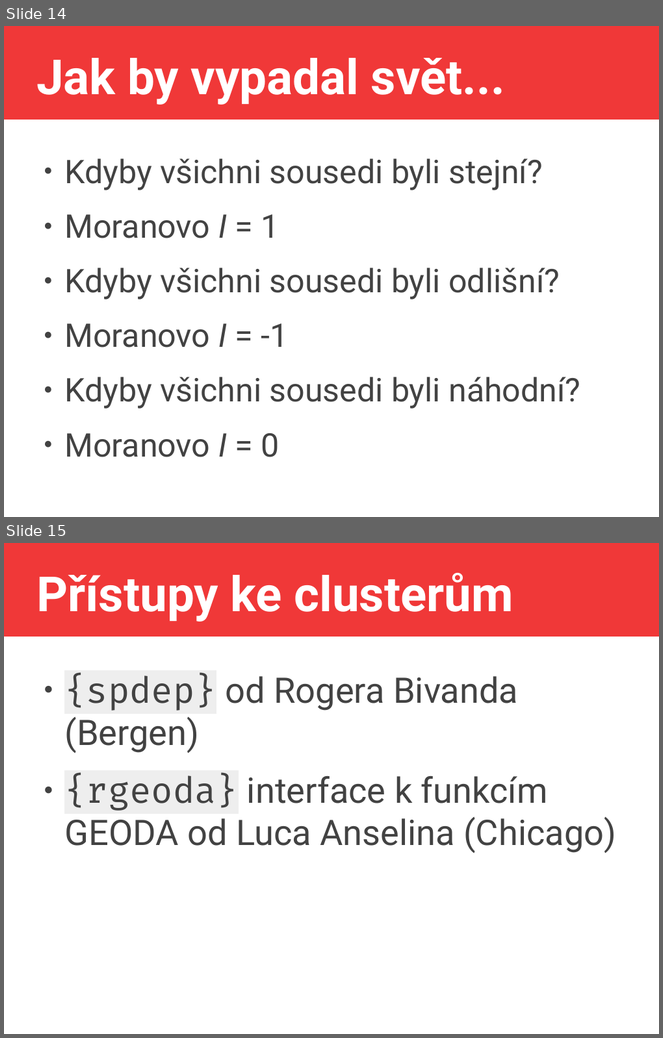
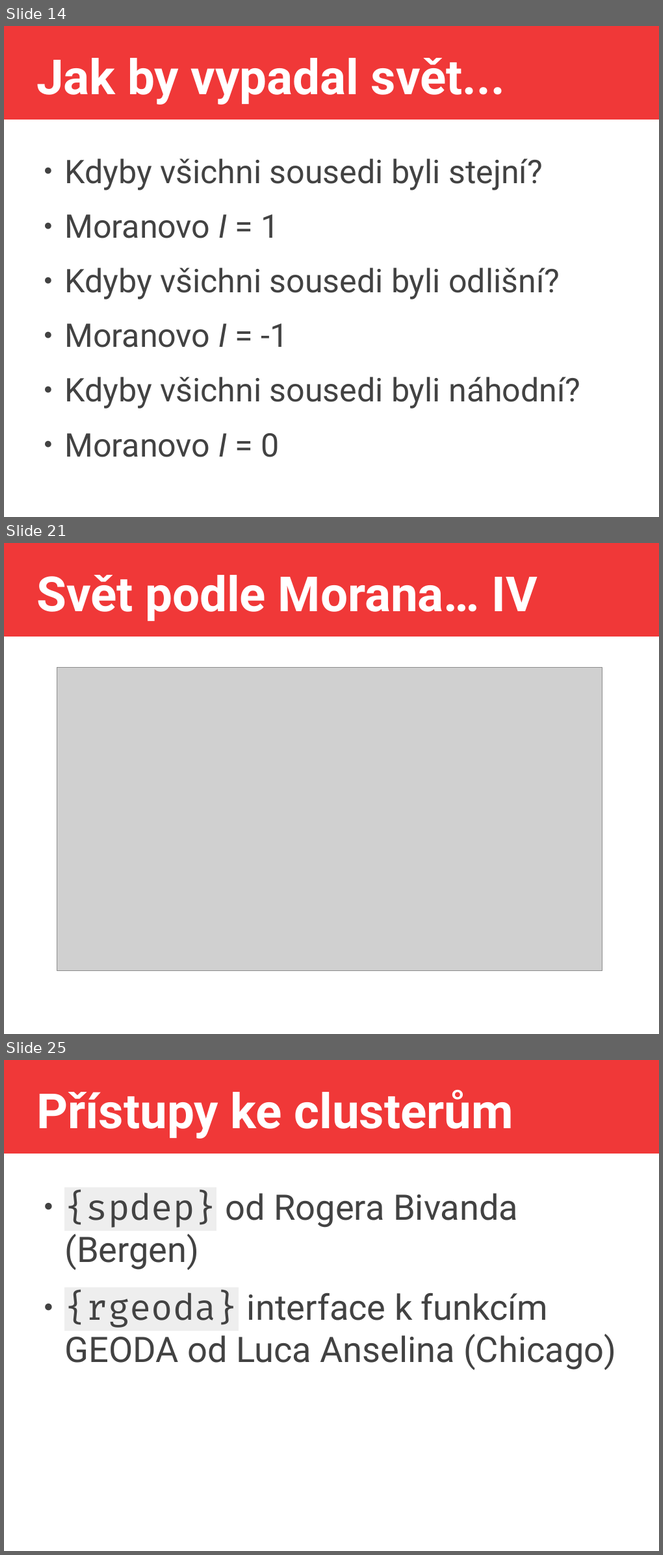
Before and after one commit to jlacko/4EK418, a slide deck: prez/7 - pokročilá statistika.odp. Shown one above the other, each under a label of ours: slides 14 and 15 before the commit, slides 14, 21 and 25 after it; the slides between them are not shown. The pictures are 663x1038 and 663x1555 pixels, drawn with LibreOffice and Linux fonts; fonts in the diff are those of the drawing; grey boxes stand for pictures. Boxes give left, top, right and bottom in pixels: in the first picture for what was removed or moved away, otherwise in the second. Text is boxed around its words. In the diff, an @@ line names an element or a change of style, - is before the commit and + after.

Commit message:
prezka s víc moranama

```diff
--- a/prez/7 - pokročilá statistika.odp
+++ b/prez/7 - pokročilá statistika.odp
@@ slide 21 added at (x1=4, y1=543, x2=659, y2=1034), background #FFFFFF; not listed: 1 template element that a slide beside it also shows @@
@@ title added at (x1=36, y1=575, x2=538, y2=621), 58.7 pt, text #FFFFFF, bold @@
+Svět podle Morana… IV
@@ picture added at (x1=57, y1=668, x2=603, y2=971) @@
@@ what was slide 15 is now slide 25 @@
```
Also in this commit, not shown: 9 other slides added, 2 other files.
